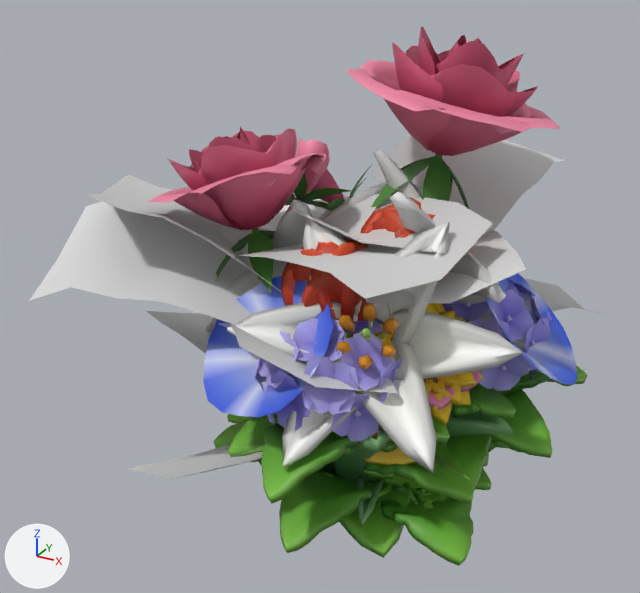
The glTF model proto3d/tex/flowers.glb: old version first, new version second.
Before and after are seen from a 50 mm lens placed at (0.527, -1.153, 0.888), pointed at (-0.102, -0.008, 0.315). Arrows for +X, +Y and +Z are at lower left; the lights stay in place. The older version comes first. Vertices at exactly the same position are counted once.

The first picture shows 'F0', 'F1', 'F2', 'F3', 'F4', 'F8', 'F9', 'F9_leaf', 'F9_petal' and 3 more.
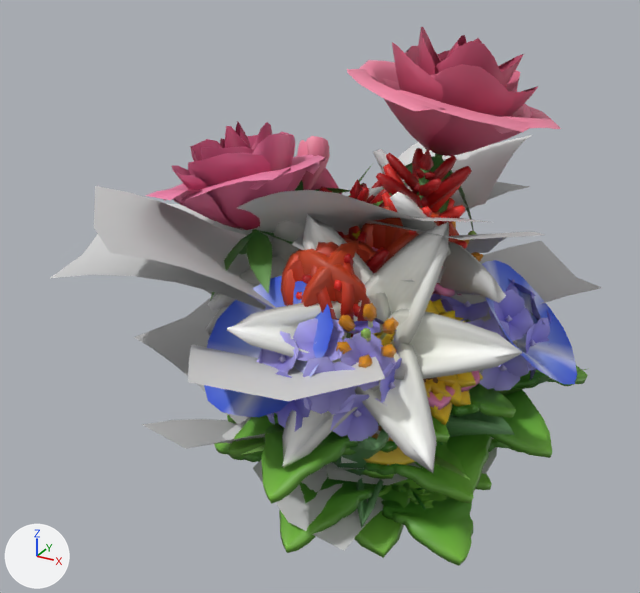
Edits to the bpy script that builds the scene:
```text
Add mat_defaultmaterial_014:
    mat_defaultmaterial_014 = bpy.data.materials.new('DefaultMaterial.014')
    mat_defaultmaterial_014.use_nodes = True; mat_defaultmaterial_014.node_tree.nodes.clear()
    _N = mat_defaultmaterial_014.node_tree.nodes; _L = mat_defaultmaterial_014.node_tree.links
    n0 = _N.new('ShaderNodeOutputMaterial'); n0.name = 'Material Output'
    n1 = _N.new('ShaderNodeBsdfPrincipled'); n1.name = 'Principled BSDF'
    n2 = _N.new('ShaderNodeVertexColor'); n2.name = 'Color Attribute'
    _L.new(n1.outputs[0], n0.inputs[0])  # 'BSDF' to 'Surface'
    _L.new(n2.outputs[0], n1.inputs[0])  # 'Color' to 'Base Color'
Add mat_defaultmaterial_013:
    mat_defaultmaterial_013 = bpy.data.materials.new('DefaultMaterial.013')
    mat_defaultmaterial_013.use_nodes = True; mat_defaultmaterial_013.node_tree.nodes.clear()
    _N = mat_defaultmaterial_013.node_tree.nodes; _L = mat_defaultmaterial_013.node_tree.links
    n0 = _N.new('ShaderNodeOutputMaterial'); n0.name = 'Material Output'
    n1 = _N.new('ShaderNodeBsdfPrincipled'); n1.name = 'Principled BSDF'
    n2 = _N.new('ShaderNodeVertexColor'); n2.name = 'Color Attribute'
    _L.new(n1.outputs[0], n0.inputs[0])  # 'BSDF' to 'Surface'
    _L.new(n2.outputs[0], n1.inputs[0])  # 'Color' to 'Base Color'
Change me_f9_petal:
    used by ob_f9_petal; location = (0.0, 0.0, 0.0)
    remove me_f9_petal.from_pydata(...)  # 2464 vertices, 3696 faces; spans x -0.337..0.217, y -0.197..0.296, z 0.422..0.726
    add me_f9_petal.from_pydata(...)  # 2464 vertices, 3696 faces; spans x -0.342..0.217, y -0.195..0.296, z 0.421..0.726
    me_f9_petal part 1: the loose piece of 56 vertices spanning x -0.198..-0.152, y 0.045..0.12, z 0.453..0.539 is multiplied about its middle by the matrix ((0.937, -0.032, 0.005), (0.004, 1.017, 0.076), (-0.03, 0.073, 1.0)), then moved by (-0.001, 0.004, 0.003)
    me_f9_petal part 2: 1270 of 2464 vertices moved; they spanned x -0.337..-0.083, y -0.197..0.151, z 0.426..0.594 and now span x -0.342..-0.08, y -0.195..0.147, z 0.426..0.597; mean shift (-0.002, -0.001, -0.001); largest move (-0.302, 0.02, 0.471) -> (-0.333, 0.003, 0.479)
    other edits to the shape of me_f9_petal do not show in these pictures
Change me_f9_leaf:
    used by ob_f9_leaf; location = (0.0, 0.0, 0.0)
    remove me_f9_leaf.from_pydata(...)  # 288 vertices, 320 faces; spans x -0.474..0.312, y -0.35..0.419, z 0.004..0.571
    add me_f9_leaf.from_pydata(...)  # 288 vertices, 320 faces; spans x -0.487..0.296, y -0.377..0.404, z 0.026..0.56
    me_f9_leaf part 3: 272 of 288 vertices moved; they spanned x -0.474..0.312, y -0.35..0.419, z 0.004..0.571 and now span x -0.487..0.296, y -0.377..0.404, z 0.026..0.56; mean shift (-0.005, -0.005, -0.002); largest move (-0.381, -0.35, 0.381) -> (-0.225, -0.346, 0.48)
Add me_salvia_leaf:
    me_salvia_leaf.from_pydata(...)  # 420 vertices, 480 faces; spans x -0.255..0.202, y -0.265..0.257, z 0.028..0.265
    me_salvia_leaf.materials.append(mat_defaultmaterial_014)
Add me_salvia:
    me_salvia.from_pydata(...)  # 2040 vertices, 3400 faces; spans x -0.147..0.126, y -0.172..0.169, z -0.002..0.57
    me_salvia.materials.append(mat_defaultmaterial_013)
Add ob_salvia_leaf:
    ob_salvia_leaf = bpy.data.objects.new('salvia_leaf', me_salvia_leaf)
    ob_salvia_leaf.location = (0.0, 0.0, 0.0)
Add ob_salvia:
    ob_salvia = bpy.data.objects.new('salvia', me_salvia)
    ob_salvia.location = (0.0, 0.0, 0.0)
```

Changed parts and their boxes (x1, y1, x2, y2) in the pictures (640 x 593 px; the box of a moved part takes in the faces that stretch with it):
'F9_leaf', reshaped (9% shorter)
    before: (29, 134, 604, 479)
    after: (51, 135, 602, 449)
'F9_petal', reshaped
    before: (149, 27, 561, 231)
    after: (146, 27, 561, 230)
'salvia', added (red)
    after: (296, 148, 472, 339)
'salvia_leaf', added
    after: (253, 437, 497, 551)
part 1 of me_f9_petal, moved or reshaped
    before: (301, 139, 330, 199)
    after: (302, 136, 330, 190)
part 2 of me_f9_petal, moved or reshaped
    before: (149, 126, 345, 231)
    after: (146, 122, 342, 230)
